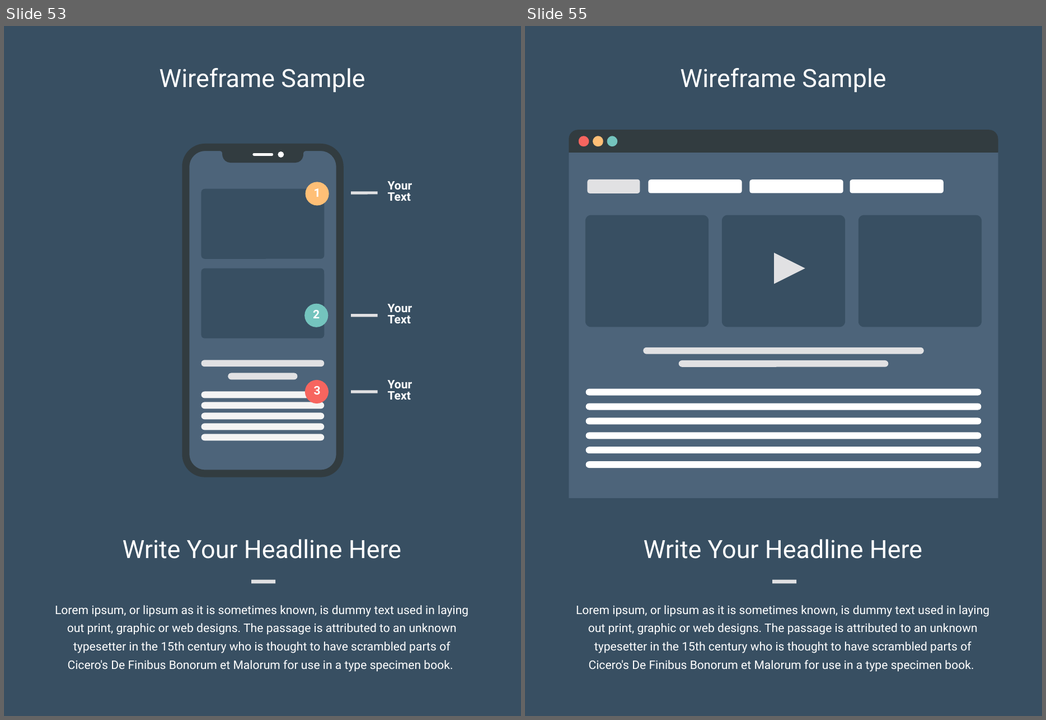
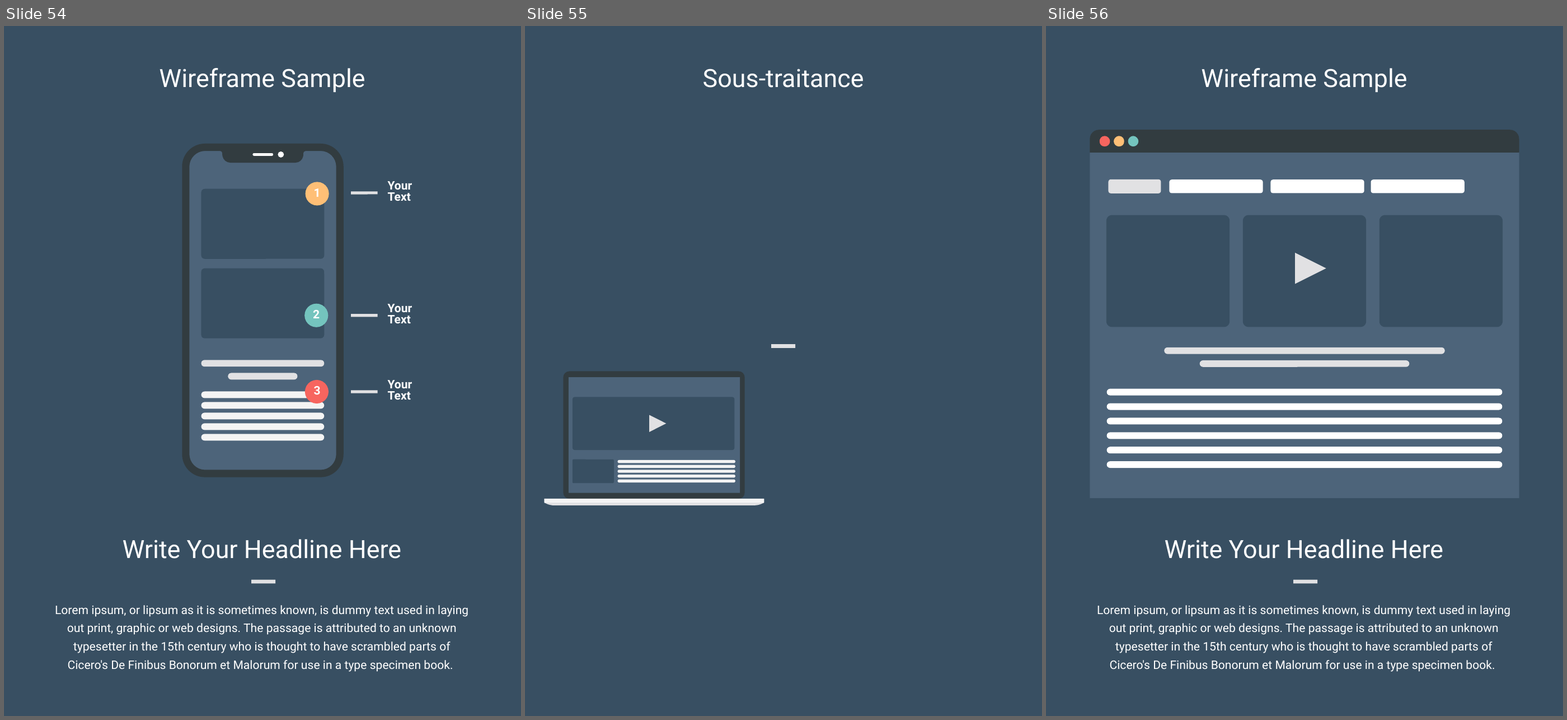
Before and after one commit to Loicpln/Projet_Algo_N2, a slide deck: Elements de presentation/Soutenance finale.pptx. Shown side by side, each under a label of ours: slides 53 and 55 before the commit, slides 54, 55 and 56 after it; the slides between them are not shown. The pictures are 1046x720 and 1567x720 pixels, drawn with LibreOffice and Linux fonts; fonts in the diff are those of the drawing. Boxes give left, top, right and bottom in pixels: in the first picture for what was removed or moved away, otherwise in the second. Text is boxed around its words. In the diff, an @@ line names an element or a change of style, - is before the commit and + after.

```diff
--- a/Elements de presentation/Soutenance finale.pptx
+++ b/Elements de presentation/Soutenance finale.pptx
@@ slide 55 added at (525, 26, 1042, 716), background #384F62 @@
@@ text added at (703, 69, 864, 88), 26.3 pt, text #FFFFFF @@
+Sous-traitance
@@ line added from (771, 346) to (795, 346), #E1E1E3 4 pt @@
@@ group added at (544, 371, 765, 505): 7 rounded rectangles, 4 freeform shapes, 1 rectangle @@
@@ what was slide 53 is now slide 54 @@
@@ what was slide 55 is now slide 56 @@
```
Also in this commit, not shown: 2 slides changed, 1 other slide added, 1 slide removed, 1 other file.
